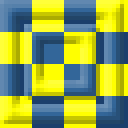
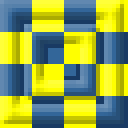
Before/after of a 128x128 layered artwork. What changed in the layer stack:
pixels changed over left=20, top=20, right=128, bottom=128 (layer not identified)
